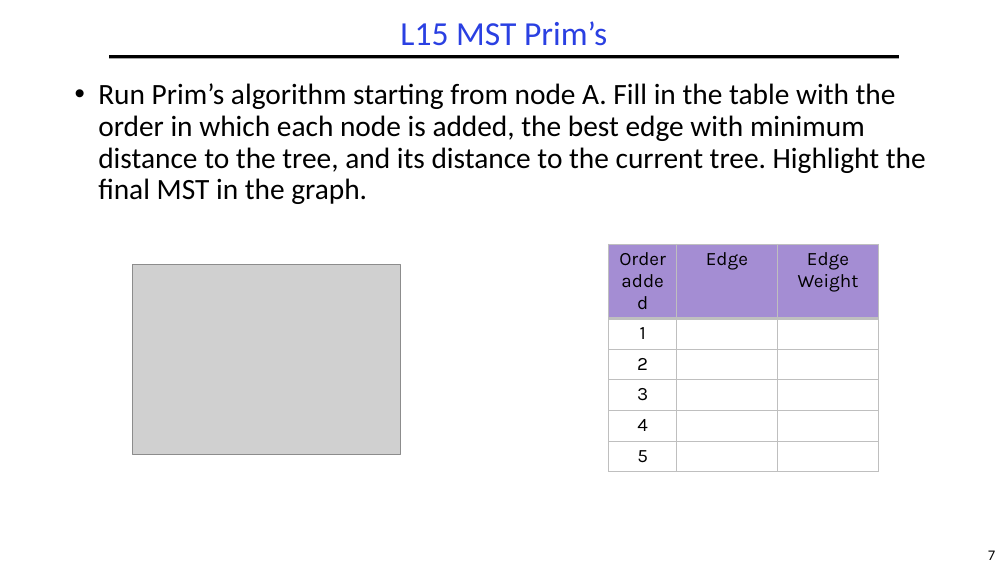
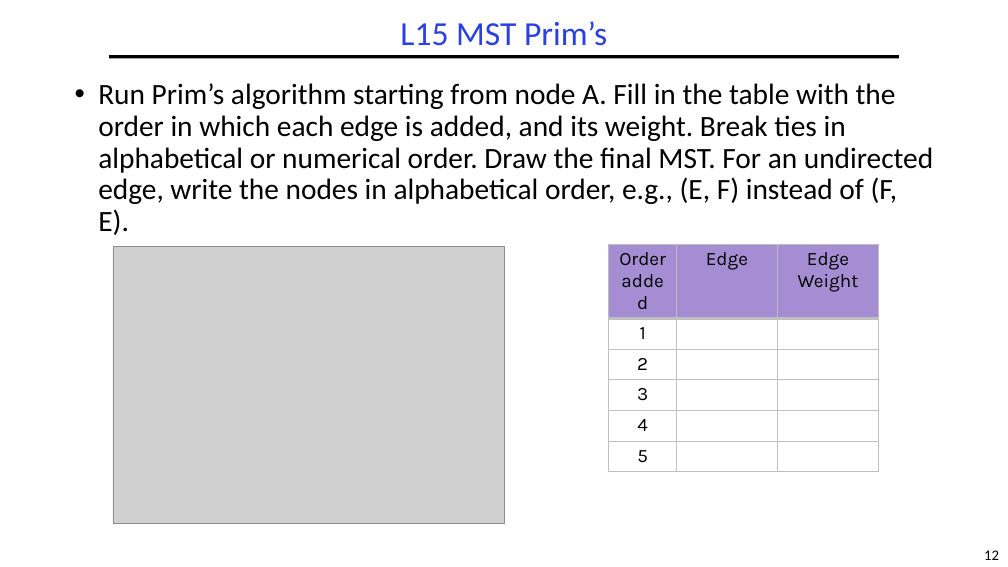
Before and after one commit to guhofstra/CSC111Fa25, a slide deck: slide 12 of PPTs/Exam/CSC017 Final Exam Sample Sp2025 ANS.pptx (slide 7 before the commit). Drawn at 1008x567 pixels with LibreOffice and Linux fonts; fonts in the diff are those of the drawing; grey boxes stand for pictures. Boxes give left, top, right and bottom in pixels: in the first picture for what was removed or moved away, otherwise in the second. Text is boxed around its words. In the diff, an @@ line names an element or a change of style, - is before the commit and + after.

```diff
--- a/PPTs/Exam/CSC017 Final Exam Sample Sp2025 ANS.pptx
+++ b/PPTs/Exam/CSC017 Final Exam Sample Sp2025 ANS.pptx
@@ text at [98,83,933,235]: text changed @@
-• Run Prim’s algorithm starting from node A. Fill in the table with the order in which each node is added, the best edge with minimum distance to the tree, and its distance to the current tree. Highlight the final MST in the graph.
+• Run Prim’s algorithm starting from node A. Fill in the table with the order in which each edge is added, and its weight. Break ties in alphabetical or numerical order. Draw the final MST. For an undirected edge, write the nodes in alphabetical order, e.g., (E, F) instead of (F, E).
@@ picture: place and size @@
-picture at [132,265,400,454]
+picture at [113,247,504,524]
@@ page number at [984,550,999,560]: text changed @@
-7
+12
```
Also in this commit, not shown: 4 other slides changed, 7 slides added, 7 other files.
